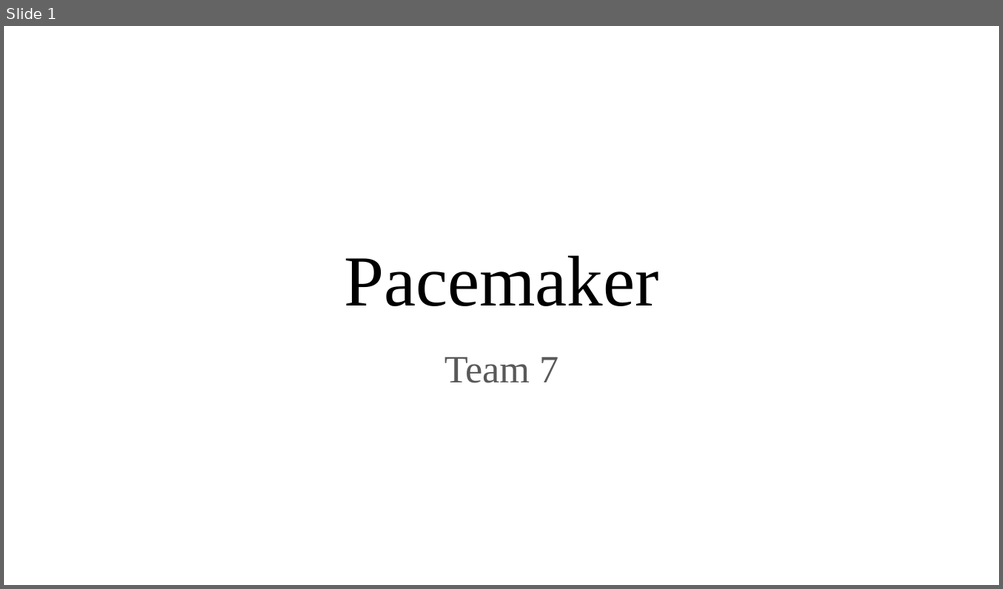
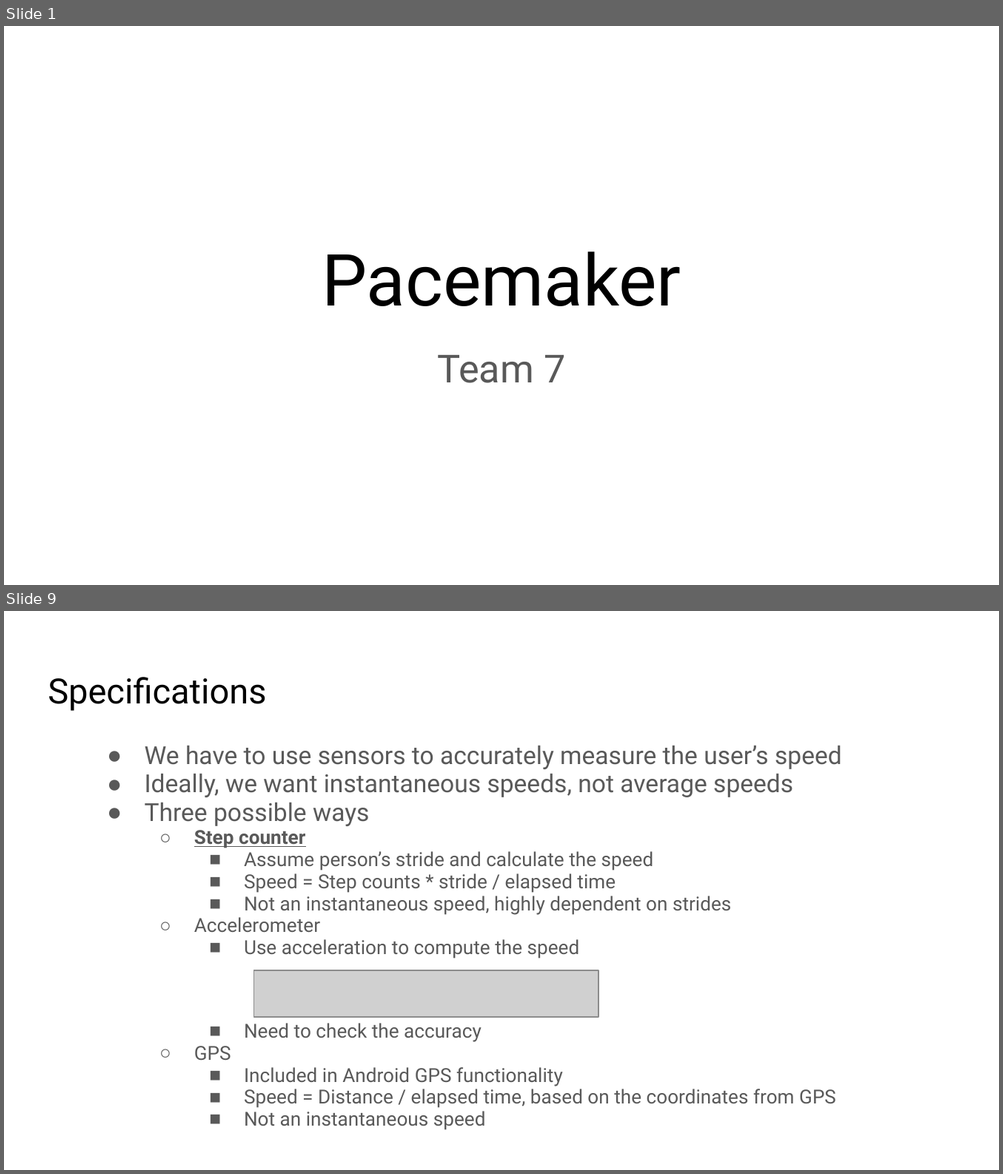
Before and after one commit to crazyboy9103/2021_2_MCA_team7, a slide deck: Project Proposal.pptx. Shown one above the other, each under a label of ours: slide 1 before the commit, slides 1 and 9 after it; the slides between them are not shown. The pictures are 1003x589 and 1003x1174 pixels, drawn with LibreOffice and Linux fonts; fonts in the diff are those of the drawing; grey boxes stand for pictures. Boxes give left, top, right and bottom in pixels: in the first picture for what was removed or moved away, otherwise in the second. Text is boxed around its words. In the diff, an @@ line names an element or a change of style, - is before the commit and + after.

```diff
--- a/Project Proposal.pptx
+++ b/Project Proposal.pptx
@@ slide 9 added at bbox=[4, 611, 999, 1170], background #FFFFFF @@
@@ title added at bbox=[48, 677, 266, 711], 25.2 pt, text #000000 @@
+Specifications
@@ text added at bbox=[145, 746, 842, 1130], 14 pt, text #595959 @@
+● We have to use sensors to accurately measure the user’s speed
+● Ideally, we want instantaneous speeds, not average speeds
+● Three possible ways
+  ○ Step counter
+    ■ Assume person’s stride and calculate the speed
+    ■ Speed = Step counts * stride / elapsed time
+    ■ Not an instantaneous speed, highly dependent on strides
+  ○ Accelerometer
+    ■ Use acceleration to compute the speed
+    ■ Need to check the accuracy
+  ○ GPS
+    ■ Included in Android GPS functionality
+    ■ Speed = Distance / elapsed time, based on the coordinates from GPS
+    ■ Not an instantaneous speed
@@ picture added at bbox=[253, 971, 599, 1018] @@
@@ slide 1 changed as well @@
@@ title "Pacemaker" at bbox=[321, 252, 681, 306]: font Times New Roman to Roboto @@
@@ subtitle "Team 7" at bbox=[438, 355, 565, 383]: font Times New Roman to Roboto @@
```
Also in this commit, not shown: 4 other slides changed, 12 other slides added, 3 slides removed, 1 other file.
